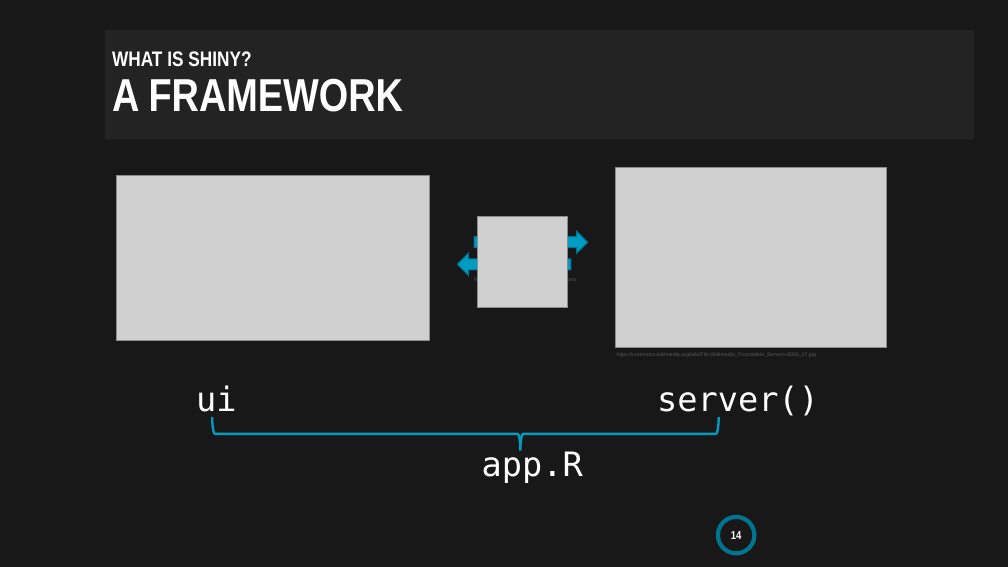
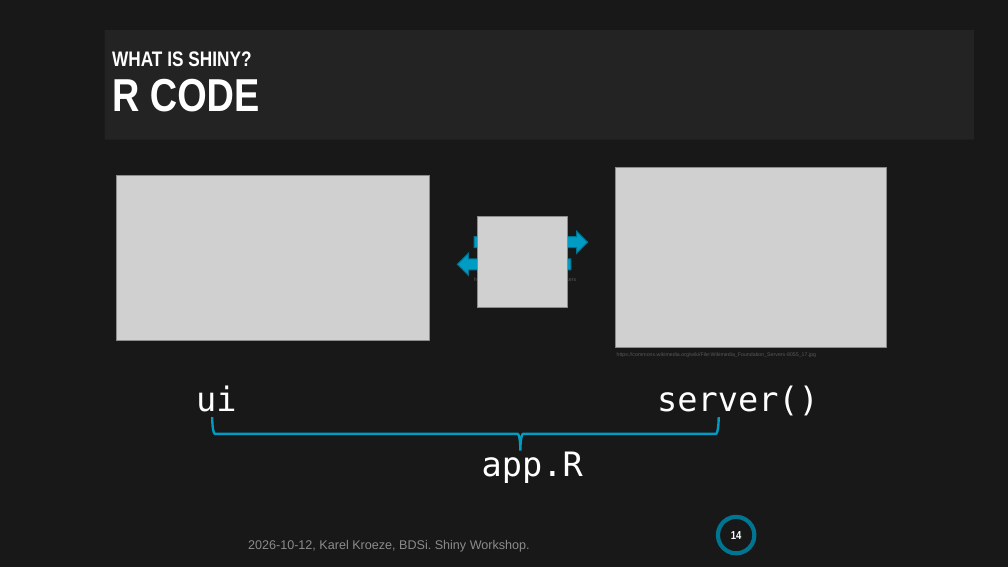
Before and after one commit to BDSI-Utwente/shiny-workshop, a slide deck: slide 14 of slides/shiny-workshop.pptx. Drawn at 1008x567 pixels with LibreOffice and Linux fonts; fonts in the diff are those of the drawing; grey boxes stand for pictures; background and template pictures are left out. Boxes give left, top, right and bottom in pixels: in the first picture for what was removed or moved away, otherwise in the second. Text is boxed around its words. In the diff, an @@ line names an element or a change of style, - is before the commit and + after.

```diff
--- a/slides/shiny-workshop.pptx
+++ b/slides/shiny-workshop.pptx
@@ title at box(112, 51, 259, 112): text changed @@
-WHAT IS SHINY?
-A FRAMEWORK
+WHAT IS SHINY?
+R CODE
@@ text added at box(248, 540, 530, 552), 12 pt, text #8C8C8C @@
+2026-10-12, Karel Kroeze, BDSi. Shiny Workshop.
```
Also in this commit, not shown: 21 other slides changed, 1 slide added, 1 other file.
